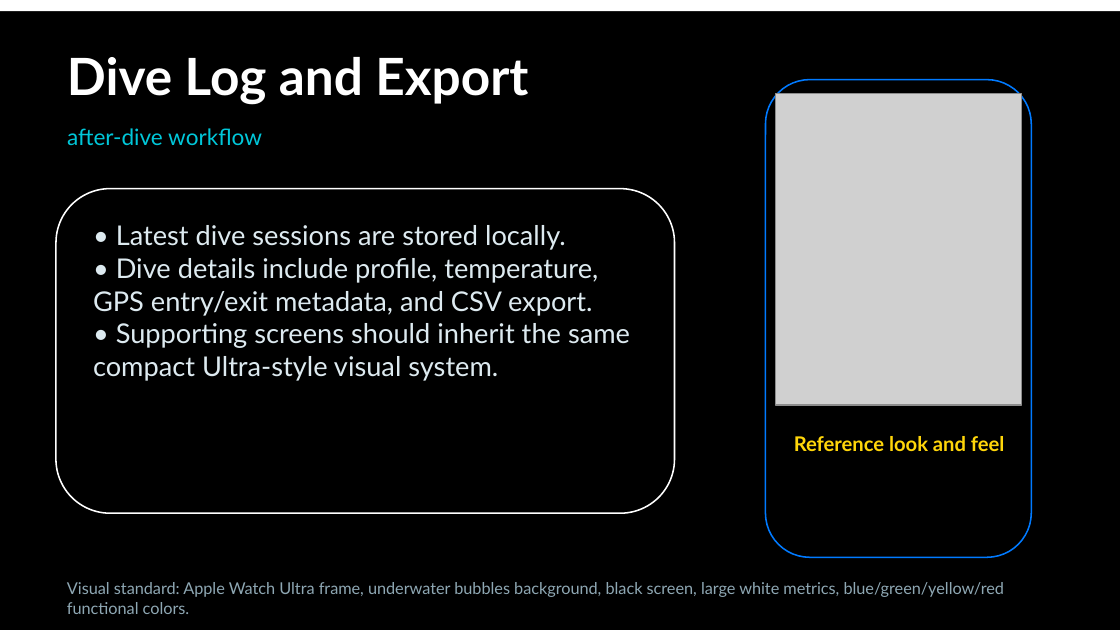
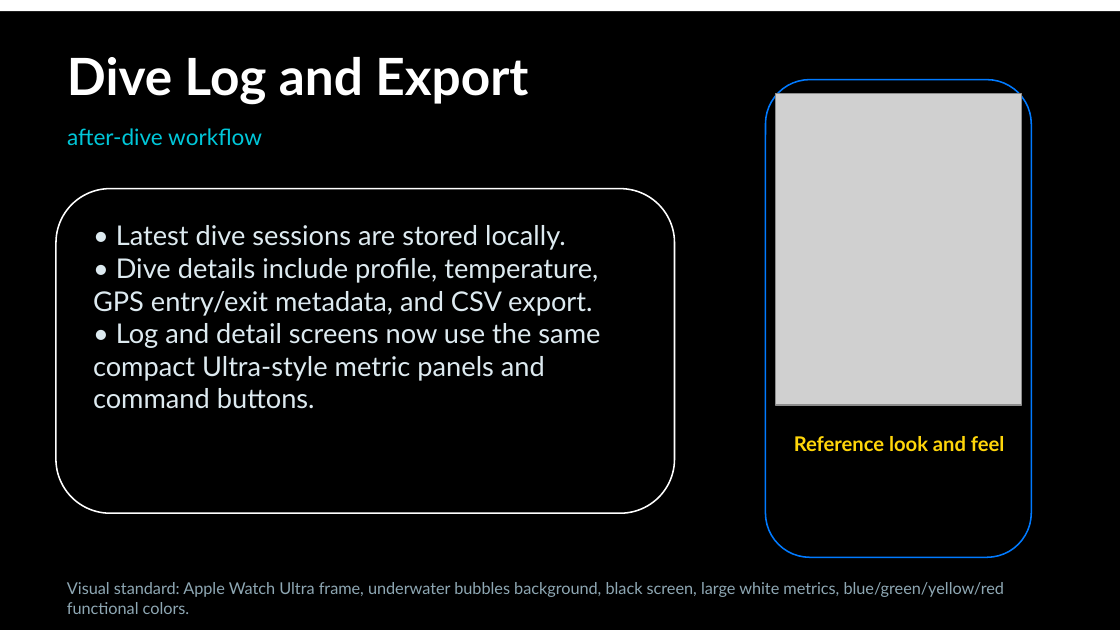
Before and after one commit to egopfe/DirDiving-App, a slide deck: slide 6 of DIR_DIVING_Project_Presentation.pptx. Drawn at 1120x630 pixels with LibreOffice and Linux fonts; fonts in the diff are those of the drawing; grey boxes stand for pictures. Boxes give left, top, right and bottom in pixels: in the first picture for what was removed or moved away, otherwise in the second. Text is boxed around its words. In the diff, an @@ line names an element or a change of style, - is before the commit and + after.

```diff
--- a/DIR_DIVING_Project_Presentation.pptx
+++ b/DIR_DIVING_Project_Presentation.pptx
@@ text at (93,323,600,409): text changed @@
-• Supporting screens should inherit the same compact Ultra-style visual system.
+• Log and detail screens now use the same compact Ultra-style metric panels and command buttons.
```
Also in this commit, not shown: 4 other slides changed, 6 other files.
